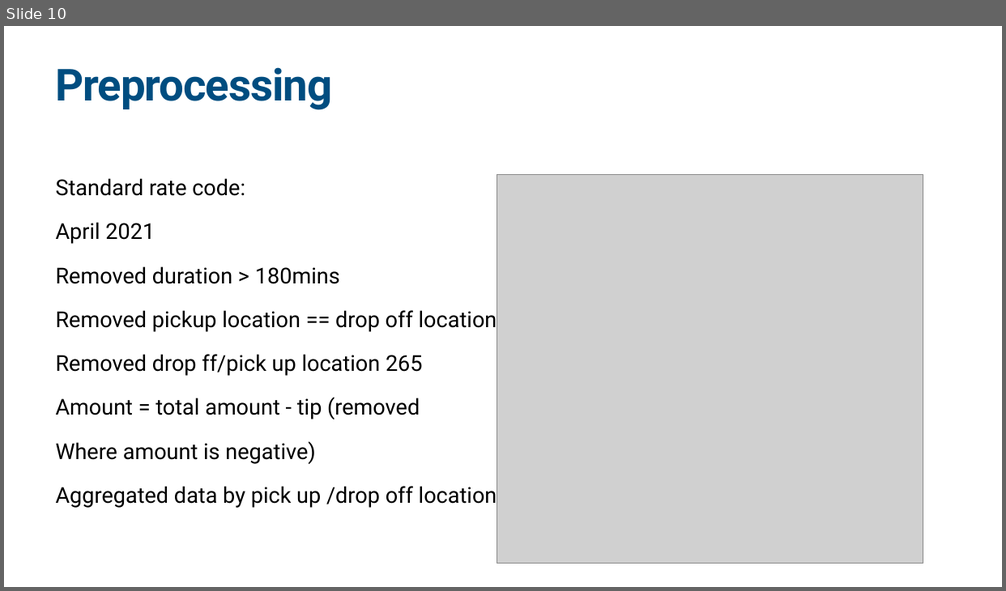
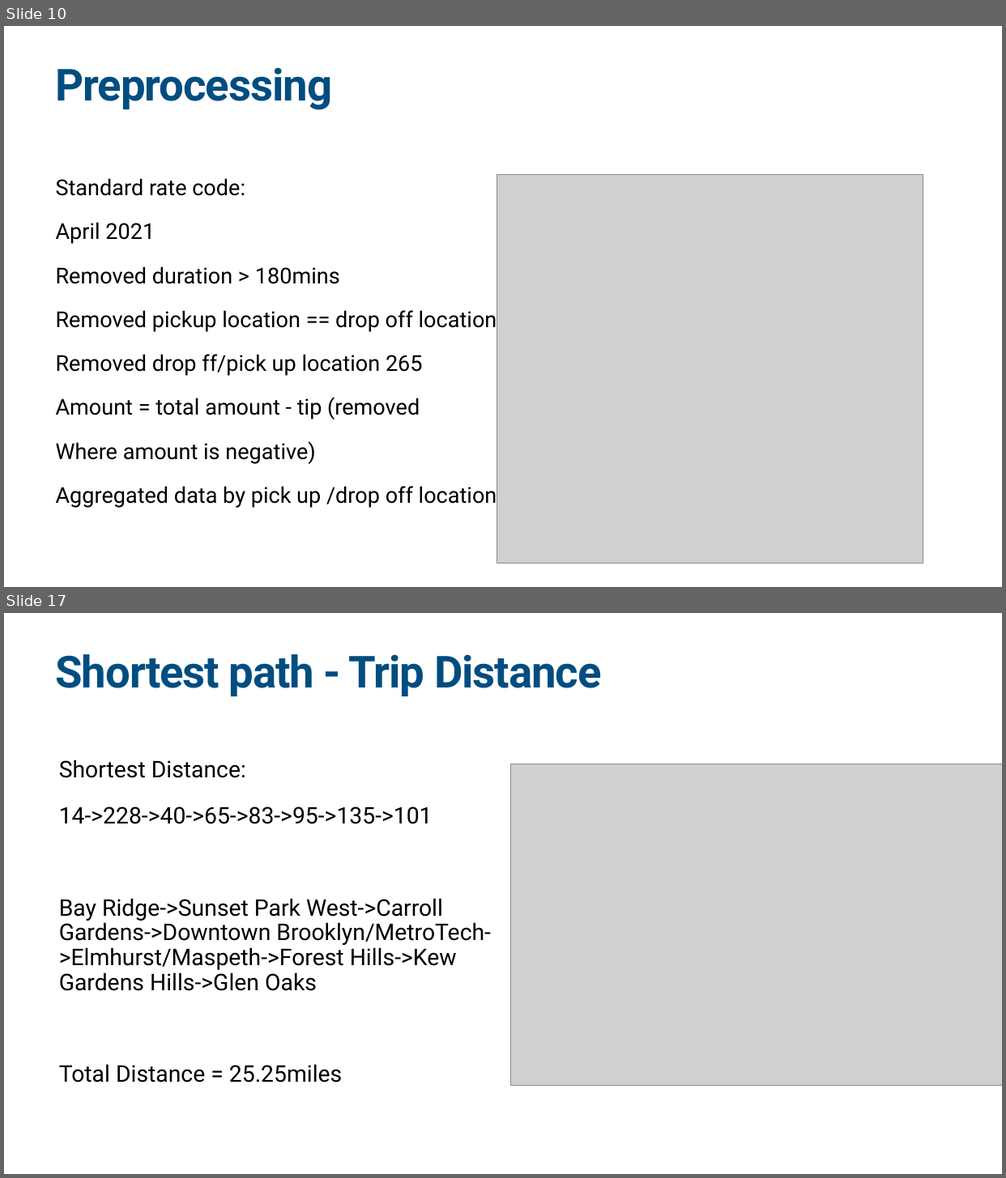
Before and after one commit to sfong8/networkX, a slide deck: Network_shareSession.pptx. Shown one above the other, each under a label of ours: slide 10 before the commit, slides 10 and 17 after it; the slides between them are not shown. The pictures are 1006x591 and 1006x1178 pixels, drawn with LibreOffice and Linux fonts; fonts in the diff are those of the drawing; grey boxes stand for pictures. Boxes give left, top, right and bottom in pixels: in the first picture for what was removed or moved away, otherwise in the second. Text is boxed around its words. In the diff, an @@ line names an element or a change of style, - is before the commit and + after.

```diff
--- a/Network_shareSession.pptx
+++ b/Network_shareSession.pptx
@@ slide 17 added at (x1=4, y1=613, x2=1002, y2=1174), background #FFFFFF @@
@@ title added at (x1=56, y1=654, x2=601, y2=696), 85 pt, text #004D80, bold @@
+Shortest path - Trip Distance
@@ text added at (x1=59, y1=760, x2=491, y2=1083), 44.2 pt, text #000000 @@
+Shortest Distance:
+14->228->40->65->83->95->135->101
+Bay Ridge->Sunset Park West->Carroll Gardens->Downtown Brooklyn/MetroTech->Elmhurst/Maspeth->Forest Hills->Kew Gardens Hills->Glen Oaks
+Total Distance = 25.25miles
@@ picture added at (x1=510, y1=764, x2=1002, y2=1085) @@
```
Also in this commit, not shown: 3 slides changed, 10 other slides added, 4 slides removed, 9 other files.
